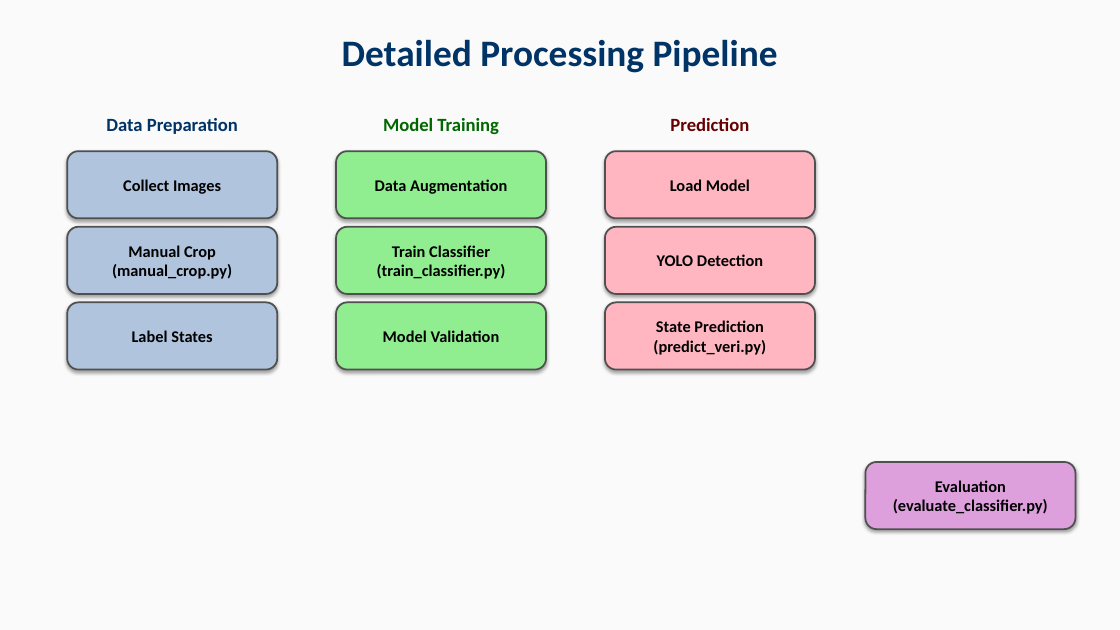
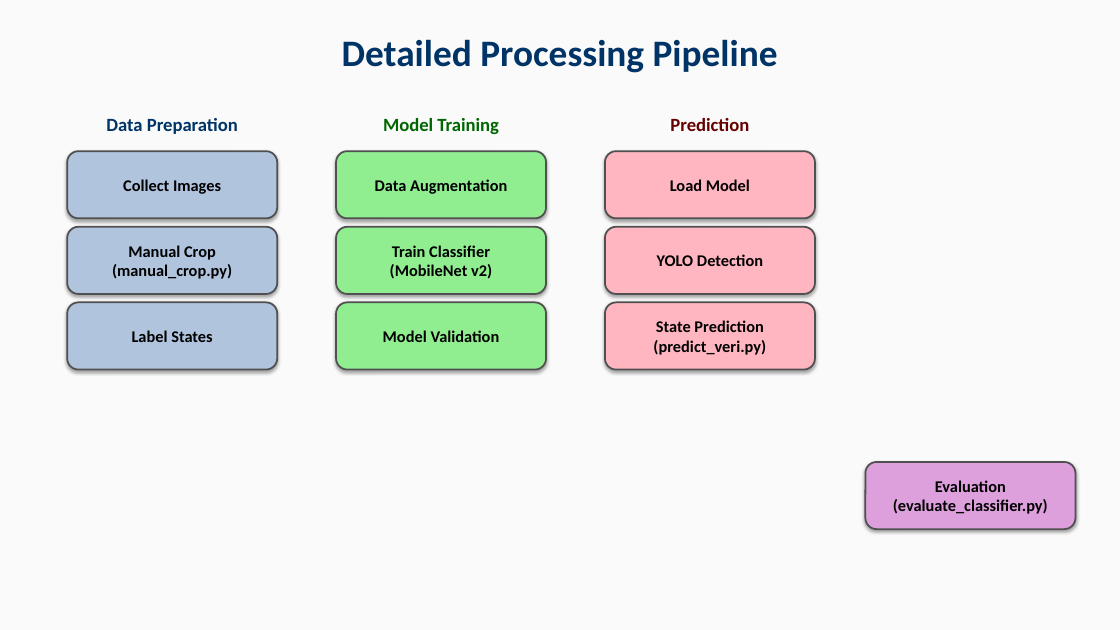
Before and after one commit to davychxn/KITCHEN-ASSIST, a slide deck: slide 3 of Kitchen_Assist_Workflow.pptx. Drawn at 1120x630 pixels with LibreOffice and Linux fonts; fonts in the diff are those of the drawing. Boxes give left, top, right and bottom in pixels: in the first picture for what was removed or moved away, otherwise in the second. Text is boxed around its words. In the diff, an @@ line names an element or a change of style, - is before the commit and + after.

Commit message:
# Adopted MobileNet Classifier
1. As title

```diff
--- a/Kitchen_Assist_Workflow.pptx
+++ b/Kitchen_Assist_Workflow.pptx
@@ text in rounded rectangle at [390, 264, 492, 279]: text changed @@
-(train_classifier.py)
+(MobileNet v2)
```
Also in this commit, not shown: 3 other slides changed, 2 slides added, 12 other files.
